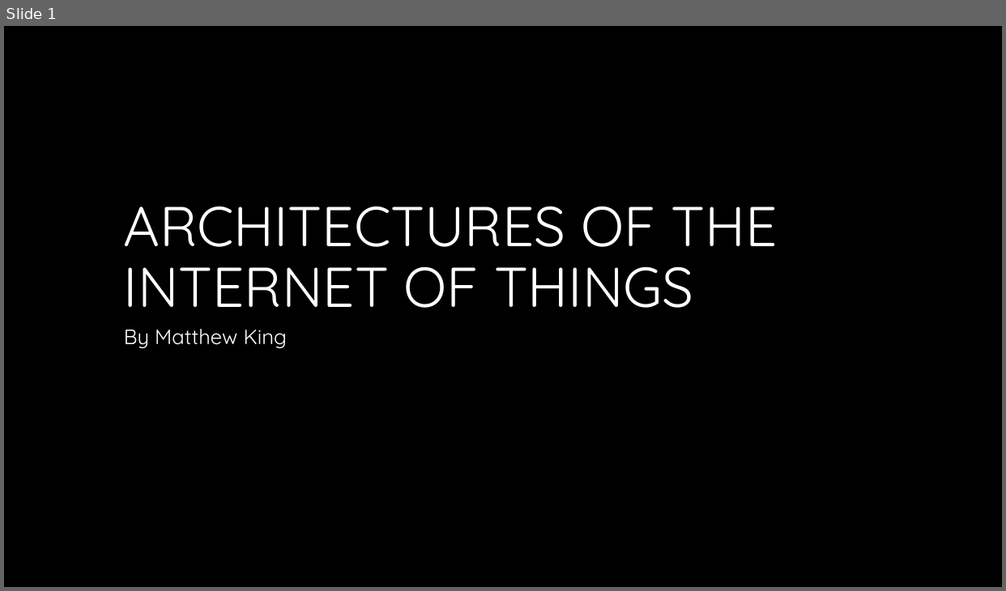
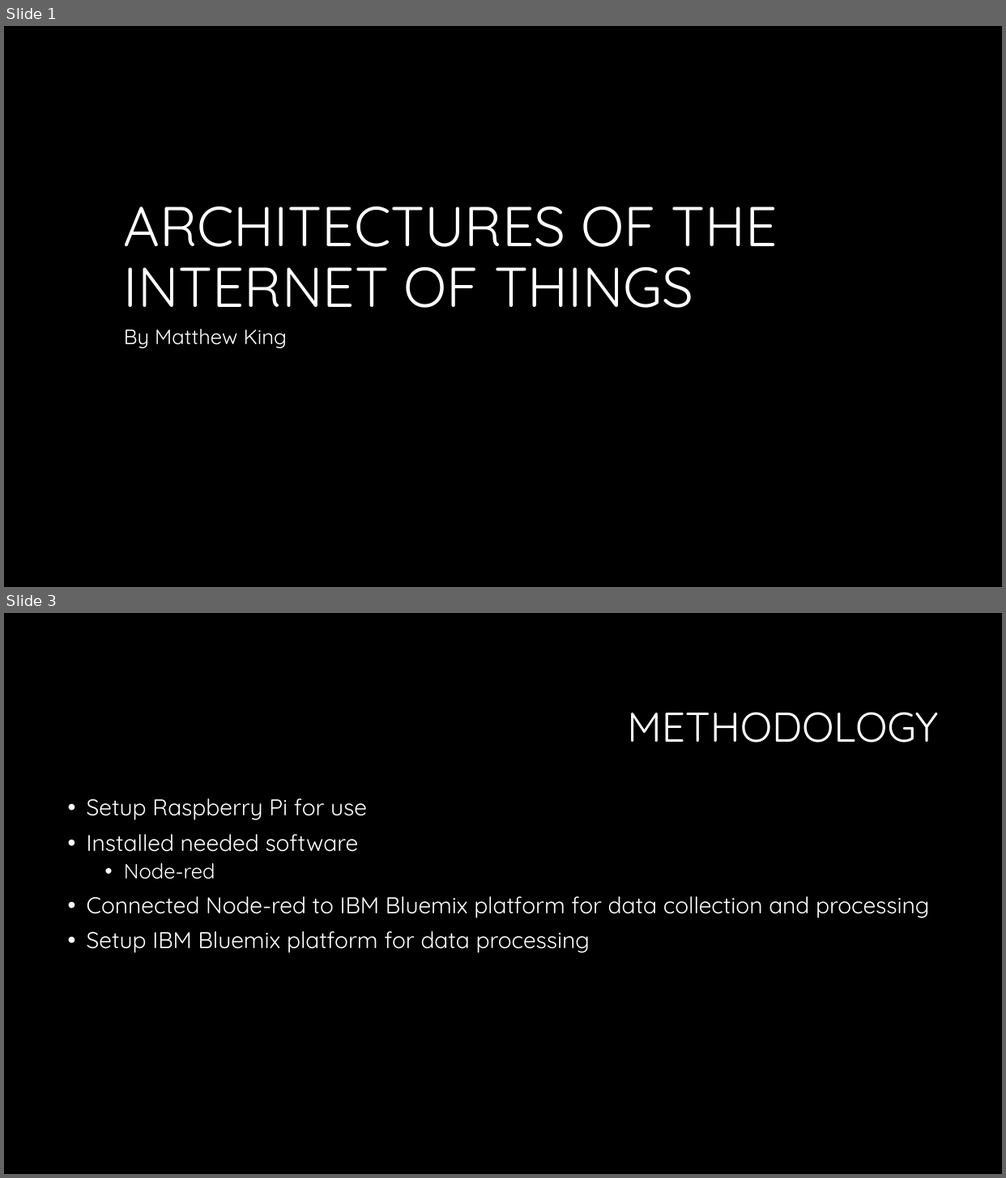
Before and after one commit to mattking976/Final-Year-Work, a slide deck: Architechtures of the internet of things/Semester 2/IOT2/Architectures of the internet of things.pptx. Shown one above the other, each under a label of ours: slide 1 before the commit, slides 1 and 3 after it; the slides between them are not shown. The pictures are 1006x591 and 1006x1178 pixels, drawn with LibreOffice and Linux fonts; fonts in the diff are those of the drawing; background and template pictures are left out. Boxes give left, top, right and bottom in pixels: in the first picture for what was removed or moved away, otherwise in the second. Text is boxed around its words. In the diff, an @@ line names an element or a change of style, - is before the commit and + after.

```diff
--- a/Architechtures of the internet of things/Semester 2/IOT2/Architectures of the internet of things.pptx
+++ b/Architechtures of the internet of things/Semester 2/IOT2/Architectures of the internet of things.pptx
@@ slide 3 added at [4, 613, 1002, 1174], background #000000 @@
@@ title added at [627, 712, 938, 743], 40 pt, text #FFFFFF @@
+METHODOLOGY
@@ text added at [87, 798, 929, 953], 22 pt, text #FFFFFF @@
+• Setup Raspberry Pi for use
+• Installed needed software
+  • Node-red
+• Connected Node-red to IBM Bluemix platform for data collection and processing
+• Setup IBM Bluemix platform for data processing
```
Also in this commit, not shown: 1 slide changed, 3 other slides added.
